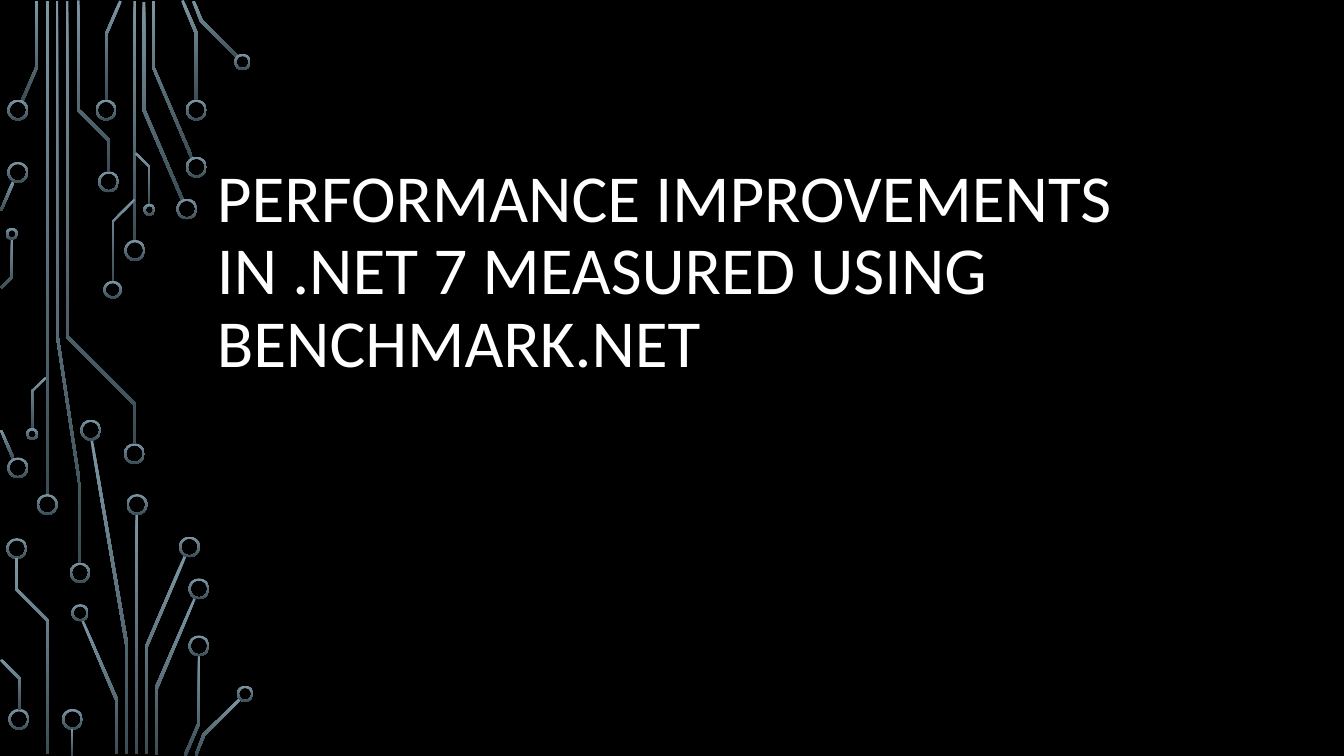
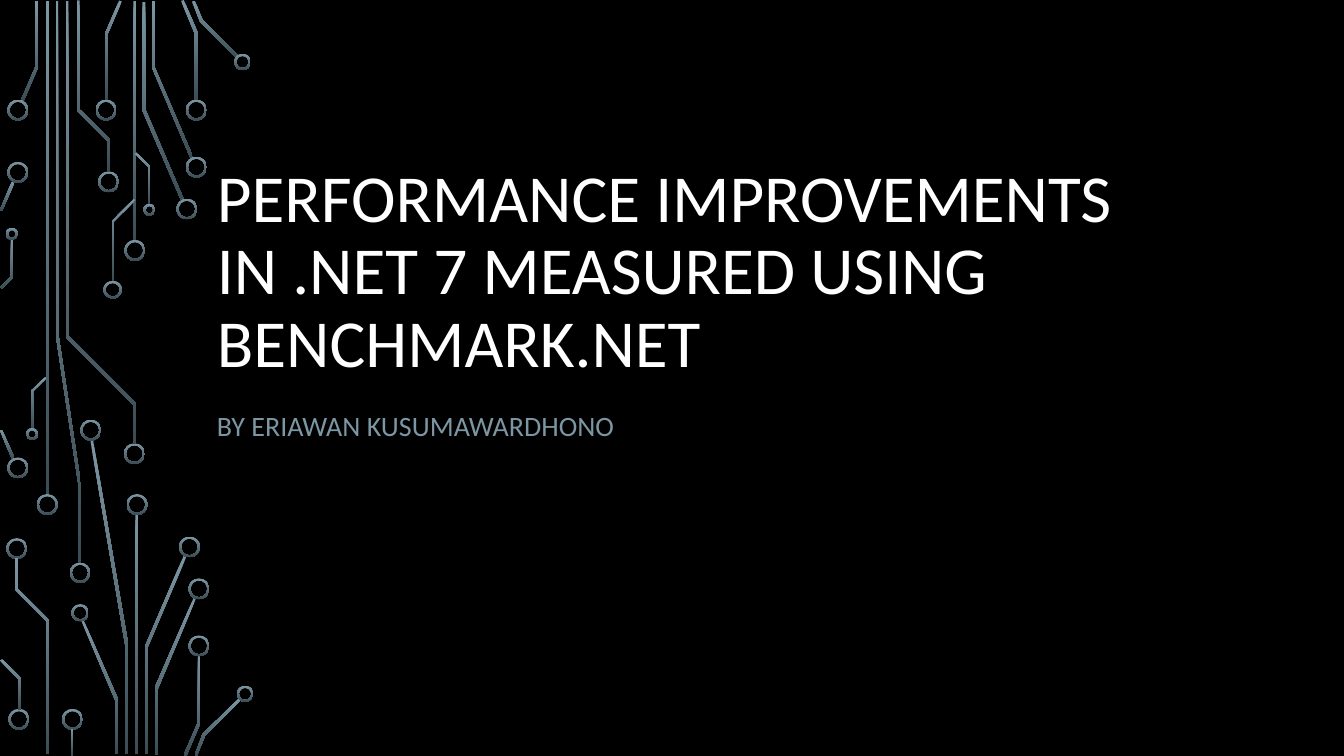
Before and after one commit to eriawan/dotnet7-perf-improvements, a slide deck: slide 1 of presentation/PerformanceImprovements-in-Dotnet7.pptx. Drawn at 1344x756 pixels with LibreOffice and Linux fonts; fonts in the diff are those of the drawing; background and template pictures are left out. Boxes give left, top, right and bottom in pixels: in the first picture for what was removed or moved away, otherwise in the second. Text is boxed around its words. In the diff, an @@ line names an element or a change of style, - is before the commit and + after.

Commit message:
update PPTX

```diff
--- a/presentation/PerformanceImprovements-in-Dotnet7.pptx
+++ b/presentation/PerformanceImprovements-in-Dotnet7.pptx
@@ subtitle added at bbox=[217, 418, 614, 436], 20 pt, text #7C96A3 @@
+BY ERIAWAN KUSUMAWARDHONO
```
